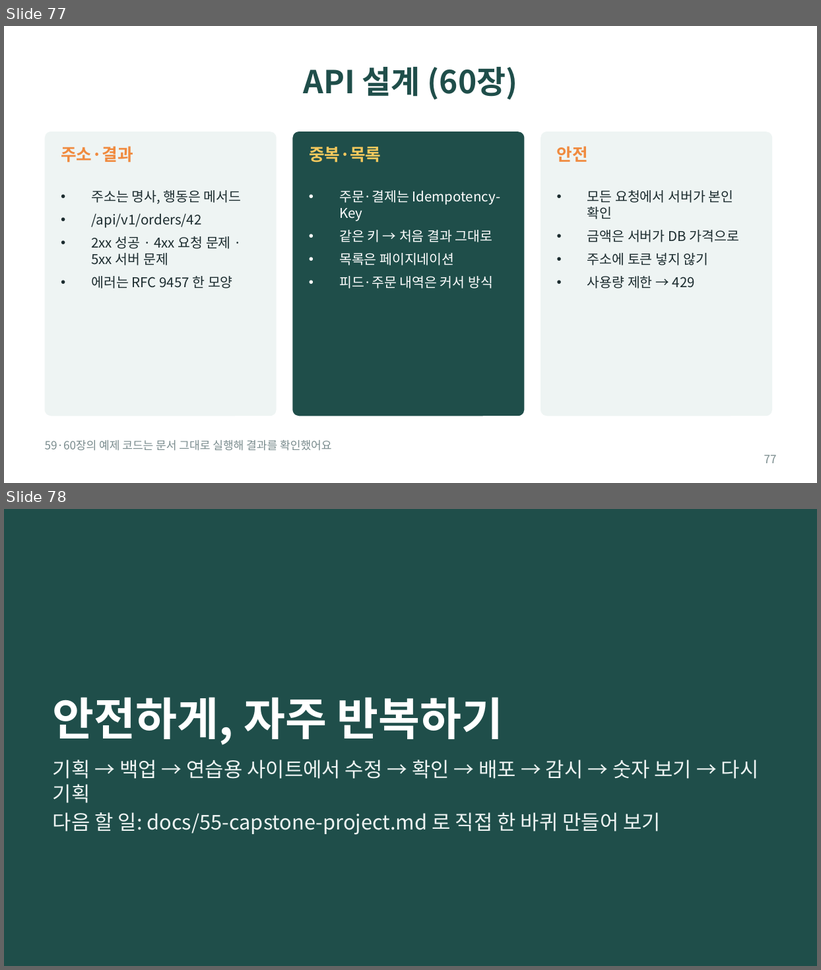
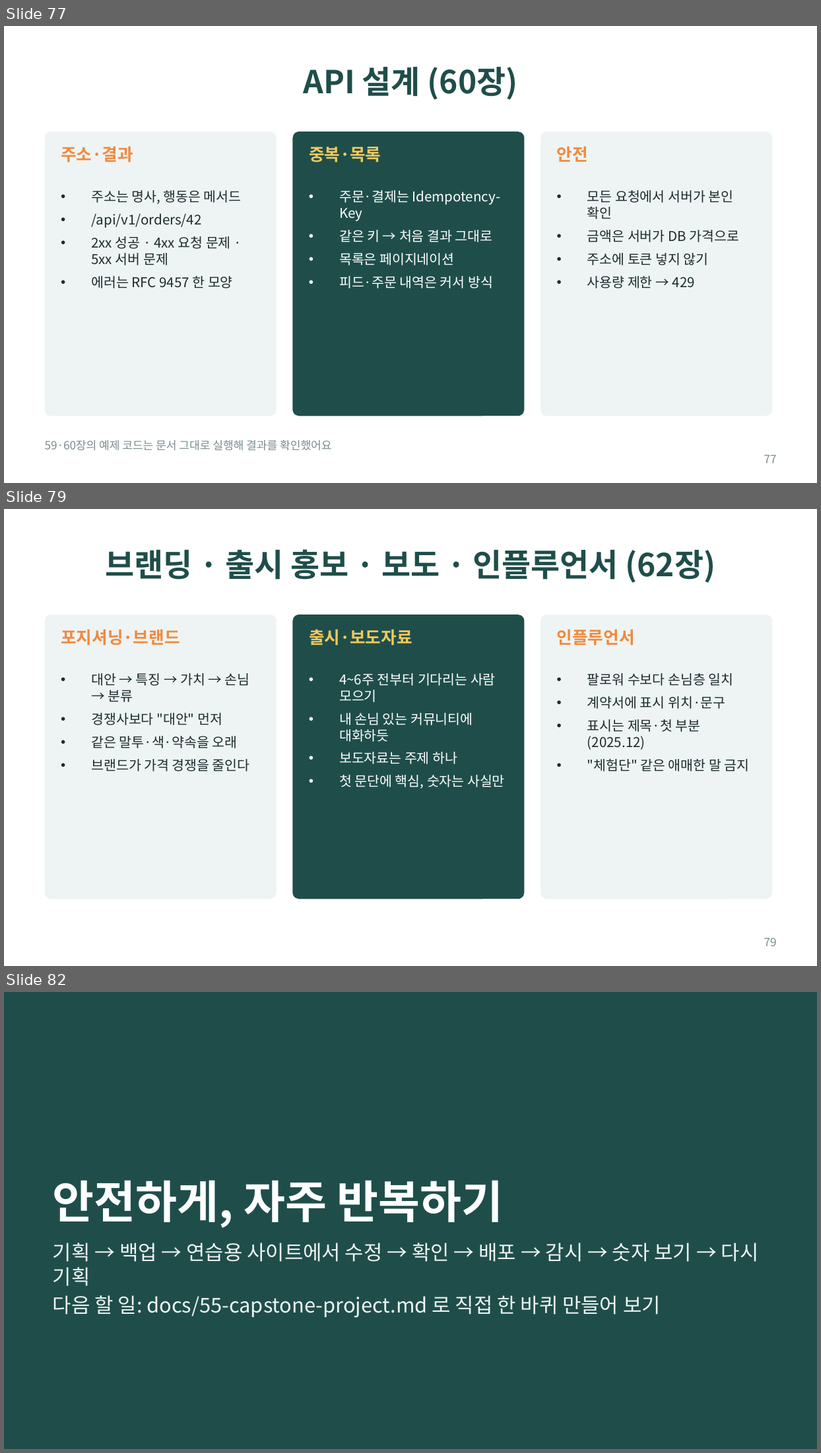
Before and after one commit to bincodin-ko/stanford-study, a slide deck: slides/internet-business-101.pptx. Shown one above the other, each under a label of ours: slides 77 and 78 before the commit, slides 77, 79 and 82 after it; the slides between them are not shown. The pictures are 821x970 and 821x1453 pixels, drawn with LibreOffice and Linux fonts; fonts in the diff are those of the drawing. Boxes give left, top, right and bottom in pixels: in the first picture for what was removed or moved away, otherwise in the second. Text is boxed around its words. In the diff, an @@ line names an element or a change of style, - is before the commit and + after.

```diff
--- a/slides/internet-business-101.pptx
+++ b/slides/internet-business-101.pptx
@@ slide 79 added at (4, 509, 817, 966), background #FFFFFF @@
@@ title added at (106, 549, 716, 583), 28 pt, text #1F4E4A, bold @@
+브랜딩 · 출시 홍보 · 보도 · 인플루언서 (62장)
@@ rounded rectangle added at (45, 615, 277, 899), fill #EEF4F3 @@
@@ rounded rectangle added at (292, 615, 524, 899), fill #1F4E4A @@
@@ rounded rectangle added at (541, 615, 772, 899), fill #EEF4F3 @@
@@ text added at (61, 629, 180, 646), 15 pt, text #F08A3E, bold @@
+포지셔닝·브랜드
@@ text added at (309, 629, 413, 646), 15 pt, text #F4C95D, bold @@
+출시·보도자료
@@ text added at (557, 629, 635, 646), 15 pt, text #F08A3E, bold @@
+인플루언서
@@ text added at (91, 673, 250, 772), 12 pt, text #1B2B2E @@
+• 대안 → 특징 → 가치 → 손님 → 분류
+• 경쟁사보다 "대안" 먼저
+• 같은 말투·색·약속을 오래
+• 브랜드가 가격 경쟁을 줄인다
@@ text added at (587, 673, 750, 772), 12 pt, text #1B2B2E @@
+• 팔로워 수보다 손님층 일치
+• 계약서에 표시 위치·문구
+• 표시는 제목·첫 부분 (2025.12)
+• "체험단" 같은 애매한 말 금지
@@ text added at (339, 713, 505, 789), 12 pt, text #FFFFFF @@
+• 4~6주 전부터 기다리는 사람 모으기
+• 내 손님 있는 커뮤니티에 대화하듯
+• 보도자료는 주제 하나
+• 첫 문단에 핵심, 숫자는 사실만
@@ page number added at (764, 938, 777, 947), 10 pt, text #7A8C8E @@
+79
@@ what was slide 78 is now slide 82 @@
```
Also in this commit, not shown: 3 other slides added, 12 other files.
